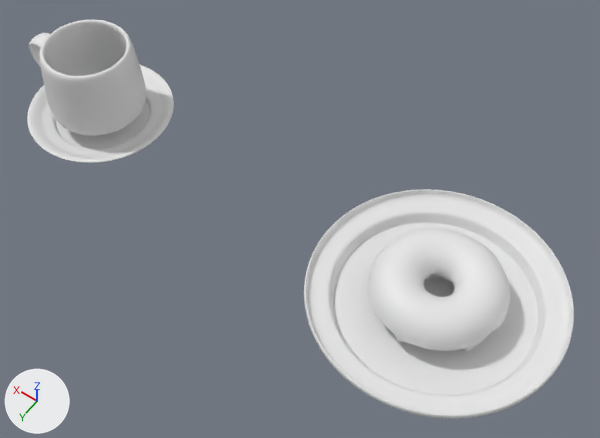
Two versions of the Blender file donut/Donut8.blend, one commit apart.
Before and after are seen from a 50 mm camera at (-0.362, 1.067, 1.712) aimed at (0.388, 0.018, 0.062). The lights are fixed; the arrows at lower left show +X, +Y and +Z. The older version comes first.

In view in the first picture: 'Circle', 'Cup', 'Donut', 'Icing', 'Saucer'.
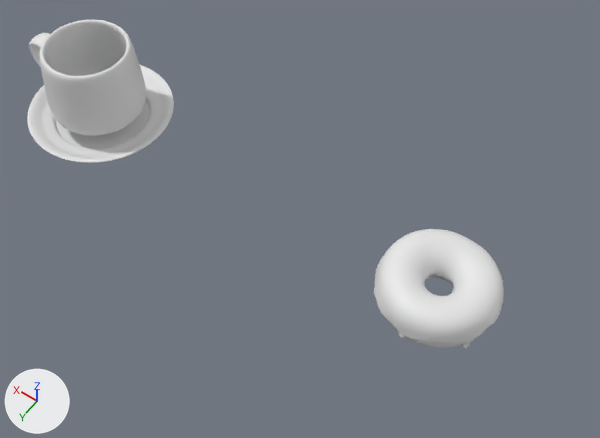
Commit message: donut: donut lattice deformation

ob_lattice is not drawn itself; it is used by a modifier of ob_donut, ob_icing.

Changed parts and their boxes [x1, y1, x2, y2] in the pictures (600 x 438 px):
'Circle', hidden
    before: [304, 189, 574, 419]
'Icing', modifiers changed, reshaped (9% narrower)
    before: [367, 228, 510, 351]
    after: [374, 229, 504, 348]
'Donut', modifiers changed, reshaped (mostly hidden)
    before: [418, 274, 458, 351]
    after: [388, 275, 488, 348]

The change, as a list of edits to the scene's bpy script:
```text
Add lat_lattice:
    lat_lattice = bpy.data.lattices.new('Lattice')
    lat_lattice.points_u = 4
    lat_lattice.points_v = 4
    lat_lattice.points_w = 3
    lat_lattice.points.foreach_set('co_deform', [-0.5, -0.5, -0.5, -0.171, -0.506, -0.421, 0.177, -0.503, -0.445, 0.494, -0.496, -0.546, -0.5, -0.167, -0.5, -0.119, -0.172, -0.402, 0.173, -0.155, -0.562, 0.5, -0.167, -0.5, -0.5, 0.167, -0.5, -0.164, 0.166, -0.529, 0.174, 0.158, -0.44, 0.502, 0.171, -0.436, -0.5, 0.5, -0.5, -0.167, 0.5, -0.5, 0.167, 0.5, -0.5, 0.5, 0.5, -0.5, -0.425, -0.425, 0.0, -0.142, -0.425, 0.0, 0.142, -0.425, 0.0, 0.425, -0.425, 0.0, -0.425, -0.142, 0.0, -0.167, -0.167, 0.0, 0.167, -0.167, 0.0, 0.425, -0.142, 0.0, -0.425, 0.142, 0.0, -0.167, 0.167, 0.0, 0.167, 0.167, 0.0, 0.425, 0.142, 0.0, -0.425, 0.425, 0.0, -0.142, 0.425, 0.0, 0.142, 0.425, 0.0, 0.425, 0.425, 0.0, -0.5, -0.5, 0.5, -0.175, -0.507, 0.421, 0.167, -0.5, 0.5, 0.5, -0.5, 0.5, -0.468, -0.179, 0.517, -0.167, -0.176, 0.429, 0.177, -0.159, 0.646, 0.512, -0.157, 0.613, -0.5, 0.167, 0.5, -0.162, 0.174, 0.574, 0.141, 0.152, 0.463, 0.5, 0.167, 0.5, -0.5, 0.5, 0.5, -0.163, 0.507, 0.566, 0.167, 0.5, 0.5, 0.457, 0.496, 0.441])
Change ob_donut:
    add _m = ob_donut.modifiers.new('Lattice', 'LATTICE')
    add _m.object = ob_lattice
Change ob_icing:
    add _m = ob_icing.modifiers.new('Lattice', 'LATTICE')
    add _m.object = ob_lattice
Change ob_circle:
    add ob_circle.hide_set(True)
Add ob_lattice:
    ob_lattice = bpy.data.objects.new('Lattice', lat_lattice)
    ob_lattice.location = (0.000476, -0.00144, 0.0692)
    ob_lattice.scale = (0.332, 0.332, 0.122)
    ob_lattice.hide_set(True)
```
